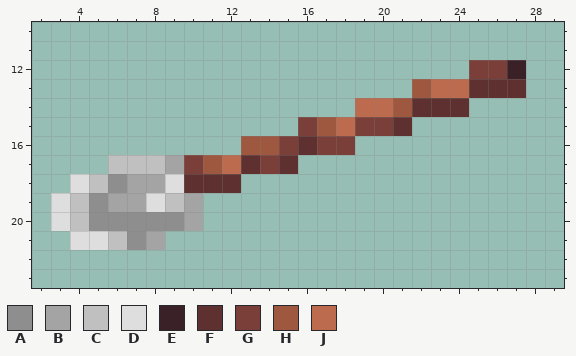
Pixel-art sprite, stored at Resources/Textures/_CP14/Objects/Tools/shovel.rsi/icon.png. This is how it looked before the edit.
The file is 32x32 pixels. Shown: x 2..29, y 10..23.
Palette (. is transparent): A #8e8e8e  B #a4a4a4  C #c0c0c0  D #dedede  E #3a2127  F #5e3030  G #7b3f39  H #9f5840  J #bd6b4f
Pixels before, first column x 3:
12 ......................GGE
13 ...................HJJFFF
14 ................JJHFFF...
15 .............GHJGGF......
16 ..........HHGFGG.........
17 ...CCCBGHJFGF............
18 .DCABBDFFF...............
19 DCABBDCB.................
20 DCAAAAAB.................
21 .DDCAB...................
After:
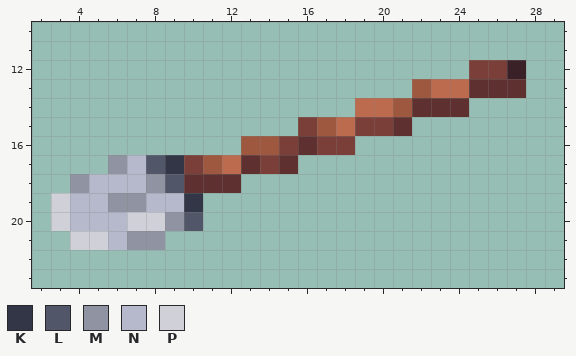
Colours new in this view: K #333646  L #525669  M #9093a1  N #b6b9cb  P #d0d0d9
The edit:
Colour B becomes colour K in row 17 at x 9; in row 19 at x 10.
Colour B becomes colour L in row 20 at x 10.
Colour C becomes colour L in row 17 at x 8.
Colour D becomes colour L in row 18 at x 9.
Colour A becomes colour M in row 20 at x 9; in row 21 at x 7.
Colour B becomes colour M in row 18 at x 8; in row 19 at x 6 to 7; in row 21 at x 8.
Colour C becomes colour M in row 17 at x 6.
Colour D becomes colour M in row 18 at x 4.
Colour A becomes colour N in row 18 at x 6; in row 19 at x 5; in row 20 at x 5 to 6.
Colour B becomes colour N in row 18 at x 7.
Colour C becomes colour N in row 17 at x 7; in row 18 at x 5; in row 19 at x 4 and 9; in row 20 at x 4; in row 21 at x 6.
Colour D becomes colour N in row 19 at x 8.
Colour A becomes colour P in row 20 at x 7 to 8.
Colour D becomes colour P in rows 19 to 20 at x 3; in row 21 at x 4 to 5.
Where, in picture pixels (left, top, right, bottom), the same in both pictures:
changed: (51, 155, 203, 250)
